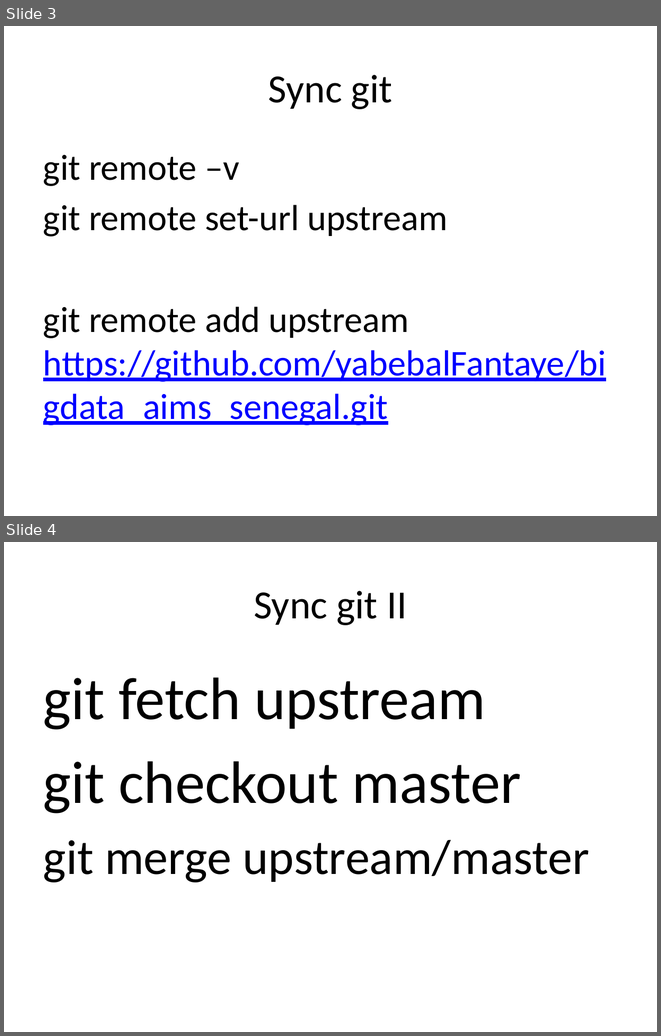
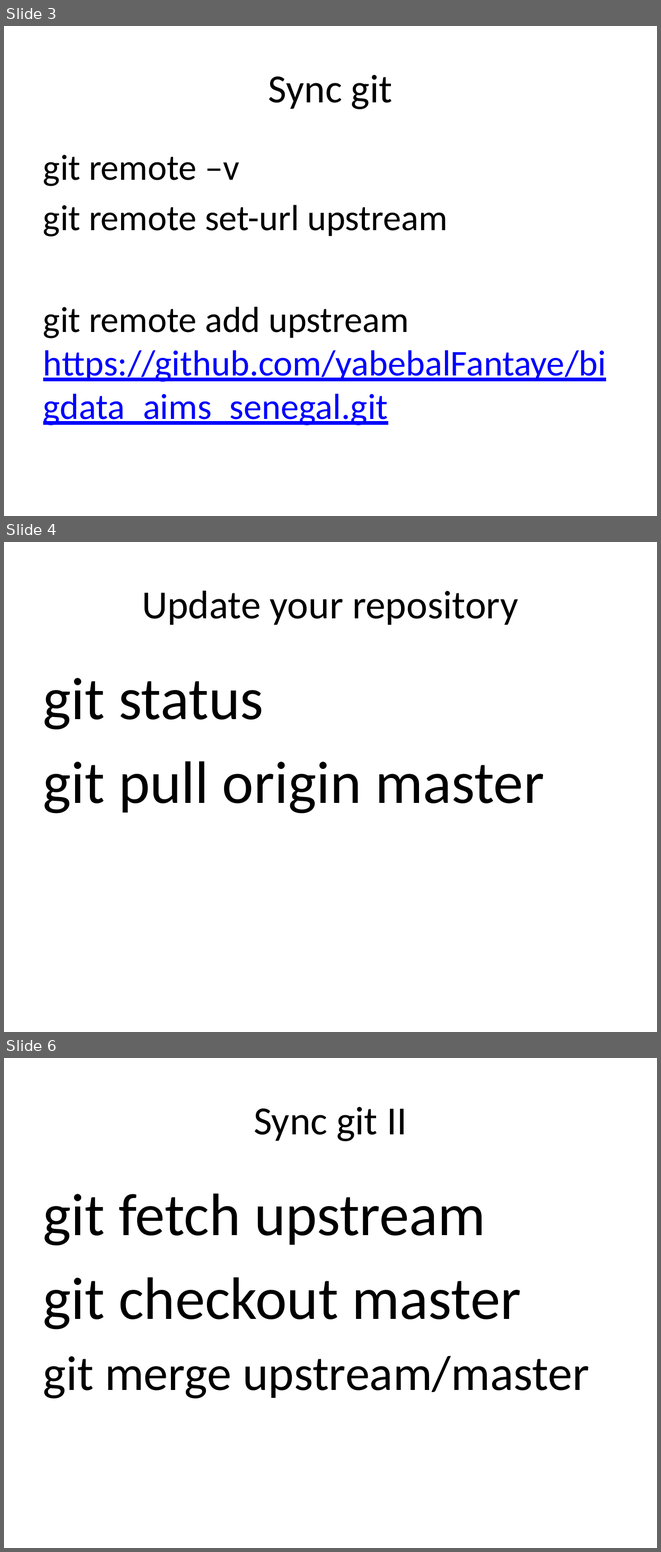
Before and after one commit to yabebalFantaye/bigdata_aims_senegal, a slide deck: slides/bd101/D6_machine_learning.pptx. Shown one above the other, each under a label of ours: slides 3 and 4 before the commit, slides 3, 4 and 6 after it; the slides between them are not shown. The pictures are 661x1036 and 661x1552 pixels, drawn with LibreOffice and Linux fonts; fonts in the diff are those of the drawing. Boxes give left, top, right and bottom in pixels: in the first picture for what was removed or moved away, otherwise in the second. Text is boxed around its words. In the diff, an @@ line names an element or a change of style, - is before the commit and + after.

```diff
--- a/slides/bd101/D6_machine_learning.pptx
+++ b/slides/bd101/D6_machine_learning.pptx
@@ slide 4 added at [4,542,657,1032], background #FFFFFF @@
@@ title added at [142,590,518,625], 44 pt, text #000000 @@
+Update your repository
@@ text added at [43,678,544,813], 66 pt, text #000000 @@
+git status
+git pull origin master
@@ what was slide 4 is now slide 6 @@
```
Also in this commit, not shown: 1 slide changed, 2 other slides added.
